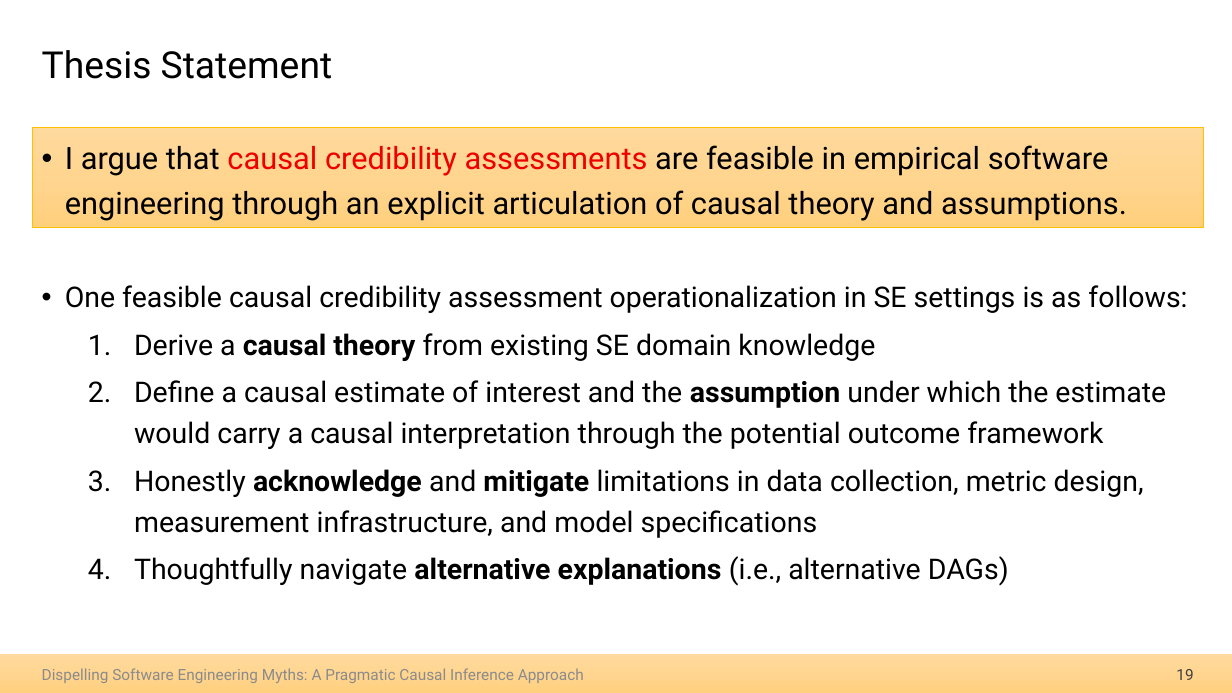
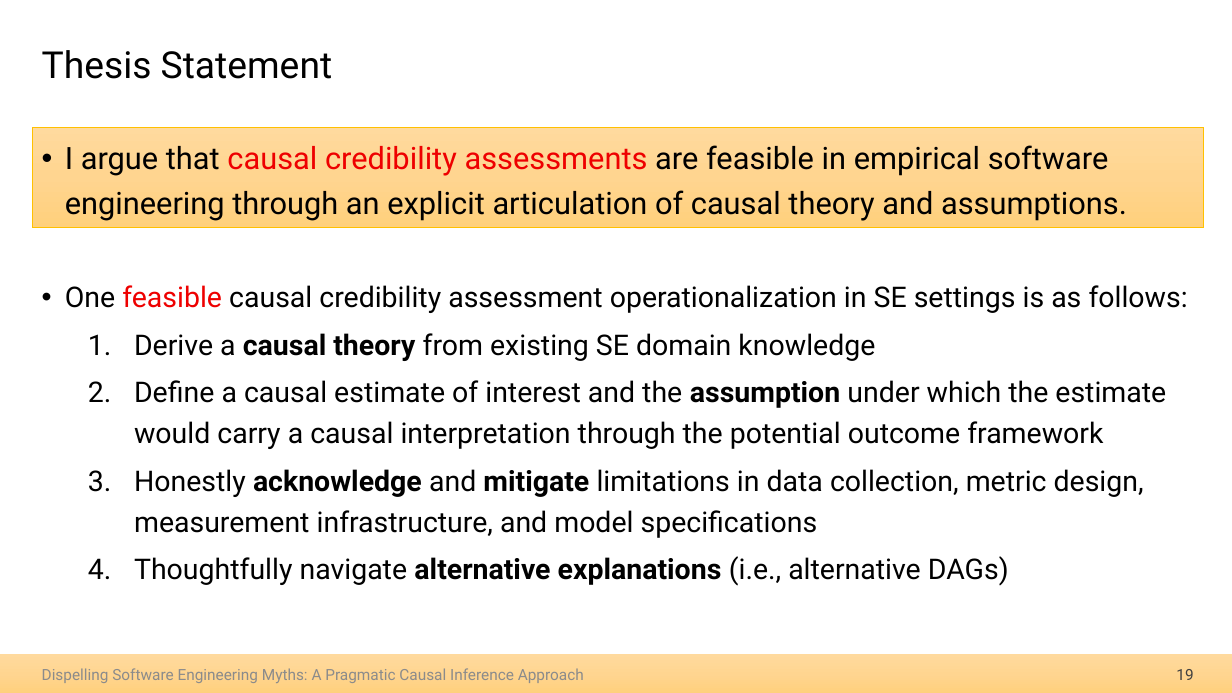
Before and after one commit to hehao98/Thesis, a slide deck: slide 19 of 2026.09.21-Thesis Defense.pptx. Drawn at 1232x693 pixels with LibreOffice and Linux fonts; fonts in the diff are those of the drawing. Boxes give left, top, right and bottom in pixels: in the first picture for what was removed or moved away, otherwise in the second. Text is boxed around its words. In the diff, an @@ line names an element or a change of style, - is before the commit and + after.

```diff
--- a/2026.09.21-Thesis Defense.pptx
+++ b/2026.09.21-Thesis Defense.pptx
@@ text at <box>65,285,1188,313</box>: text colour #000000 to #EE0000 in "feasible" @@
```
Also in this commit, not shown: 2 other slides changed.
